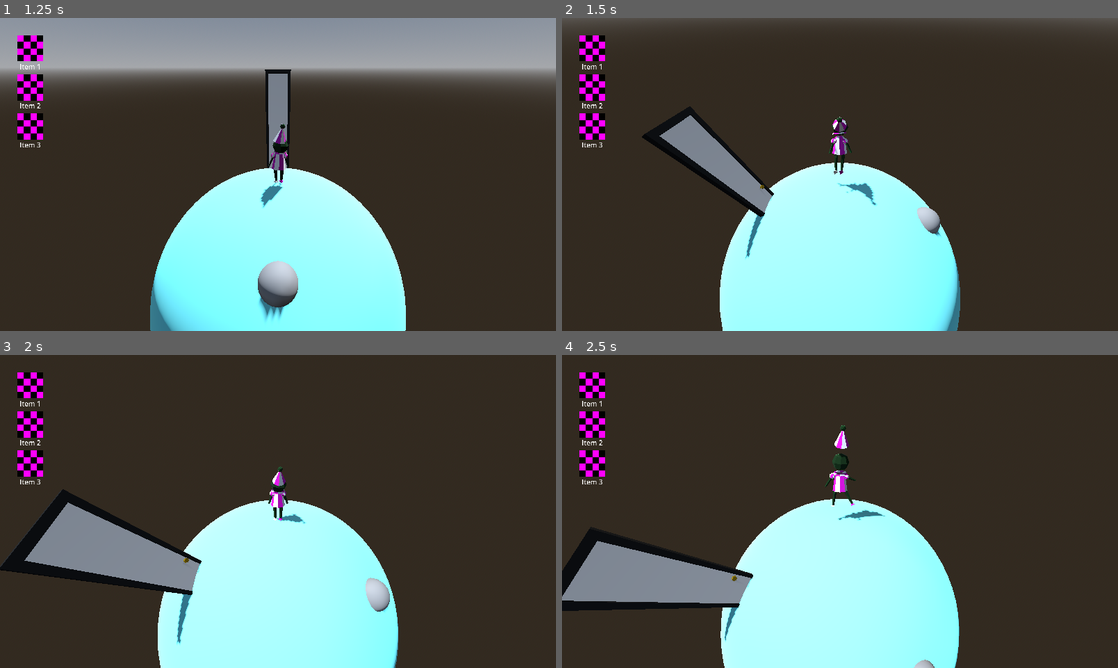
Above: before the commit, frames 1-4 (two rows, left to right).
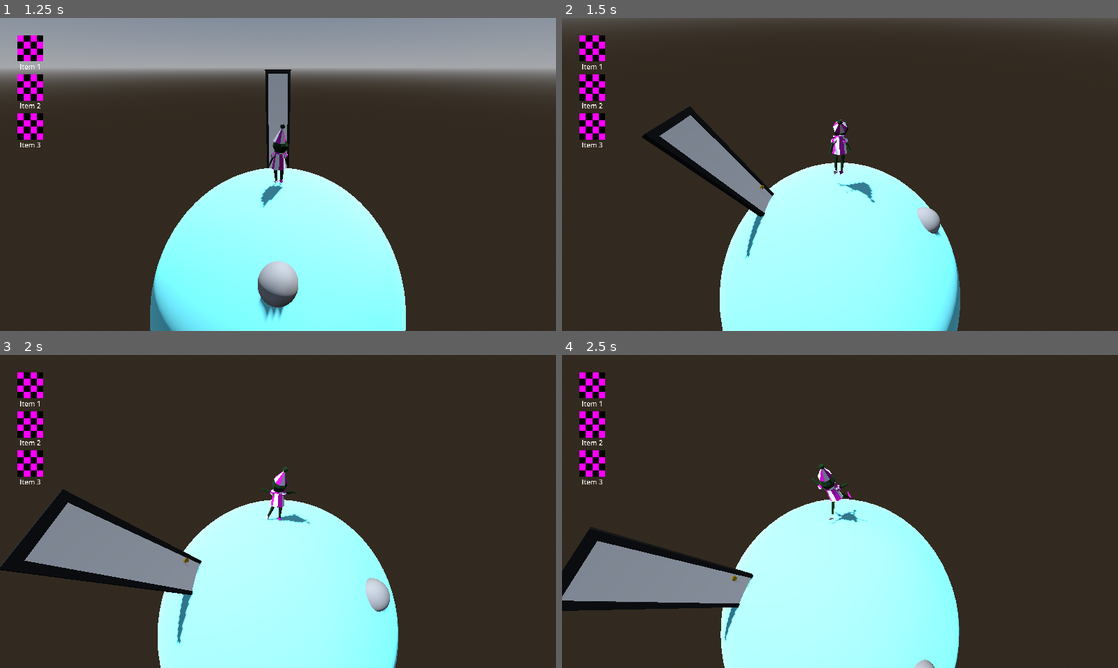
Above: after the commit, the same moments.

Repository: boner-cmd/effective-octo-pancake
Game: Godot game, scene res://Scenes/TitleScreen.tscn
Same seed, same stepped clock (60 frames per second), same inputs: the game is played once before the commit and once after it. The engine's default icon, where the game draws it, is replaced by a stand-in: a white triangle on a blue panel in a dark square. Sound files missing from this copy of the repository are replaced by a short silence.
Inputs (mouse positions are in pixels of both pictures, inside the frame that each line leads up to):
- Up to frame 1 (1.25 s): click (61, 149) at 0.5 s
- Up to frame 2 (1.5 s): tap Enter (ui_accept) at 1.25 s; move the mouse to (867, 174) at 1.27 s; hold W (up) from 1.28 s (still down); hold Space (advance_dialogue) from 1.28 s (still down)
- Up to frame 3 (2 s): keep holding W (up); keep holding Space (advance_dialogue); tap Enter (ui_accept) at 1.52 s
- Up to frame 4 (2.5 s): keep holding W (up); move the mouse to (812, 511) at 2.02 s; release Space (advance_dialogue) at 2.03 s; tap F (interact) at 2.1 s; tap Enter (ui_accept) at 2.27 s

Frame 1 is identical in both runs. In frame 2, 0.1% of the frame differs, in the area x 48-57%, y 31-60%; in frame 3, 0.3%; in frame 4, 0.9%, in the area x 44-59%, y 22-54%.

Commit message:
fix despawn door sound

Diff:
--- a/Character Scenes/DoorAnimHandler.gd
+++ b/Character Scenes/DoorAnimHandler.gd
@@ -76,7 +76,9 @@
 func despawn_sound_player():
 	var despawn_player = audio_stream_player.duplicate()
 	despawn_player.stream = sfx_despawn
-	get_tree().root.call_deferred("add_child", despawn_player)
+	get_tree().root.add_child(despawn_player)
+	print("despawn sound player")
+	despawn_player.volume_db += 0.0
 	despawn_player.pitch_scale += randf_range(-0.1, 0.1)
 	despawn_player.play()
 	await despawn_player.finished
